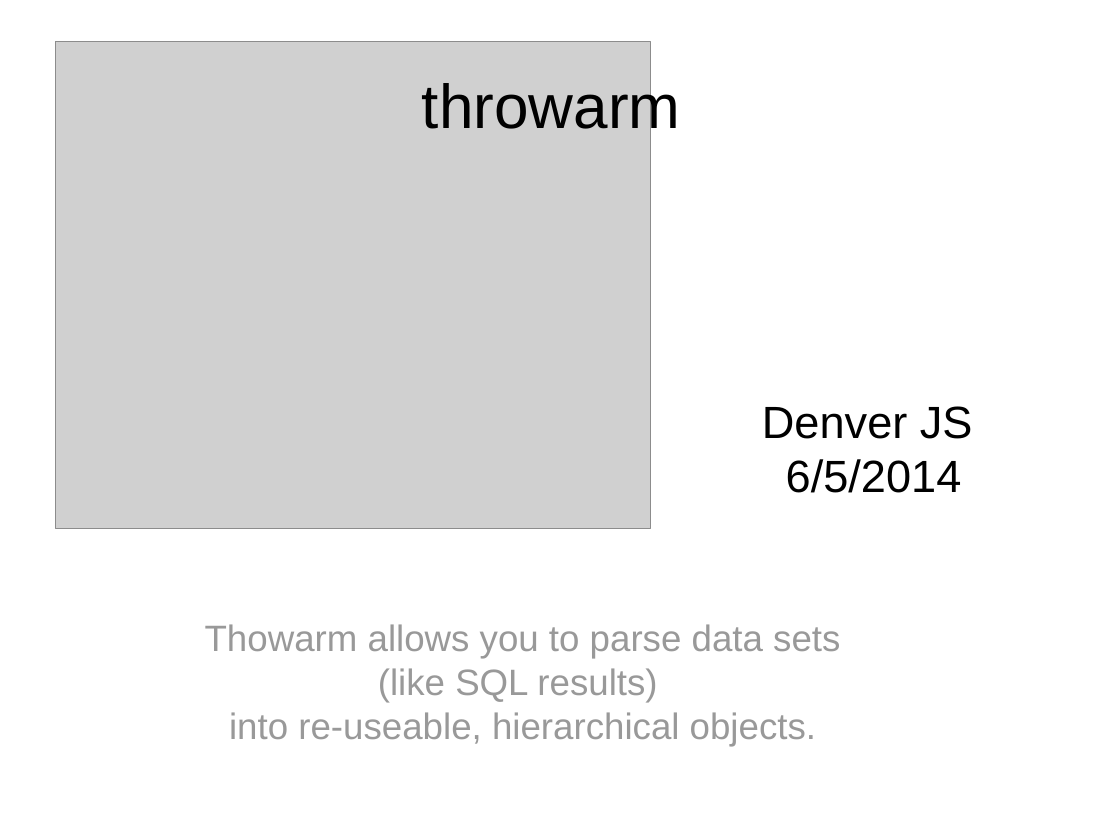
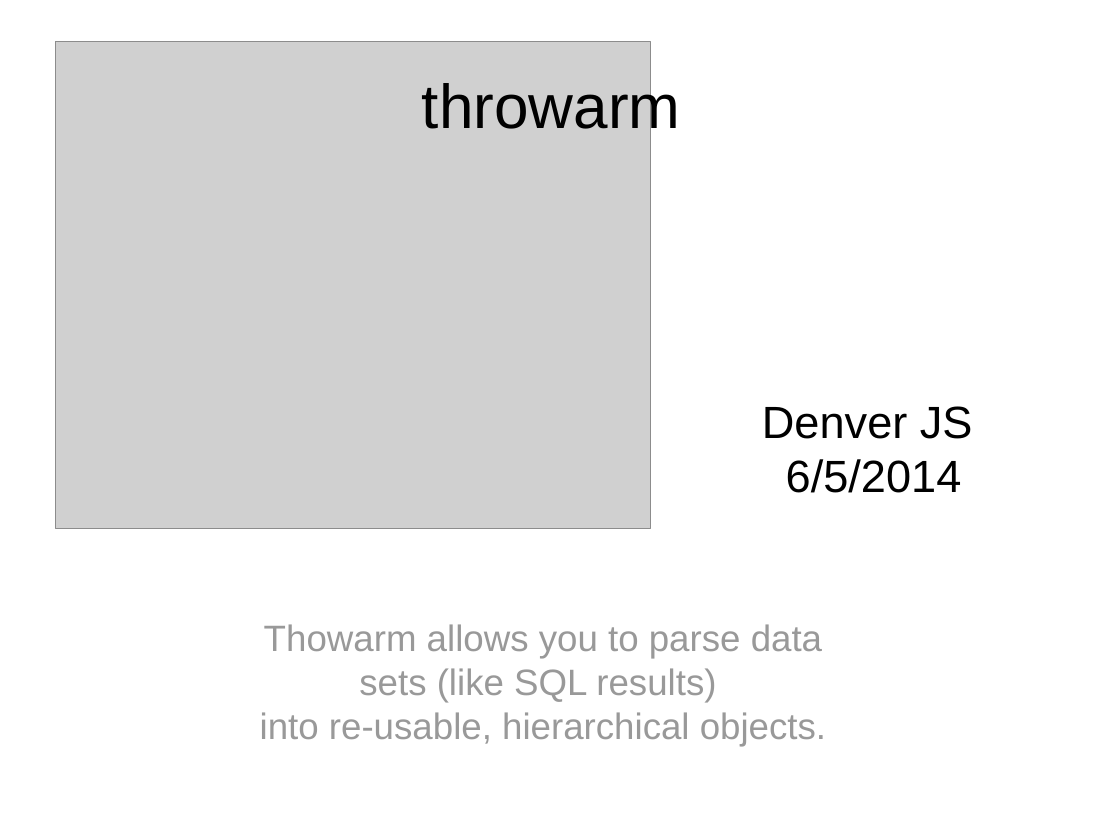
Before and after one commit to jrosendahl/denverJS-20140605-throwarm, a slide deck: slide 1 of presentation.odp. Drawn at 1120x840 pixels with LibreOffice and Linux fonts; fonts in the diff are those of the drawing; grey boxes stand for pictures. Boxes give left, top, right and bottom in pixels: in the first picture for what was removed or moved away, otherwise in the second. Text is boxed around its words. In the diff, an @@ line names an element or a change of style, - is before the commit and + after.

```diff
--- a/presentation.odp
+++ b/presentation.odp
@@ text "Thowarm allows you to parse ...": place and size @@
-text "Thowarm allows you to parse ..." at [205, 624, 840, 746]
+text "Thowarm allows you to parse ..." at [260, 624, 826, 746]
@@ text at [260, 712, 826, 746]: text changed @@
-into re-useable, hierarchical objects.
+into re-usable, hierarchical objects.
```
Also in this commit, not shown: 3 other slides changed, 1 slide added, 11 other files.
